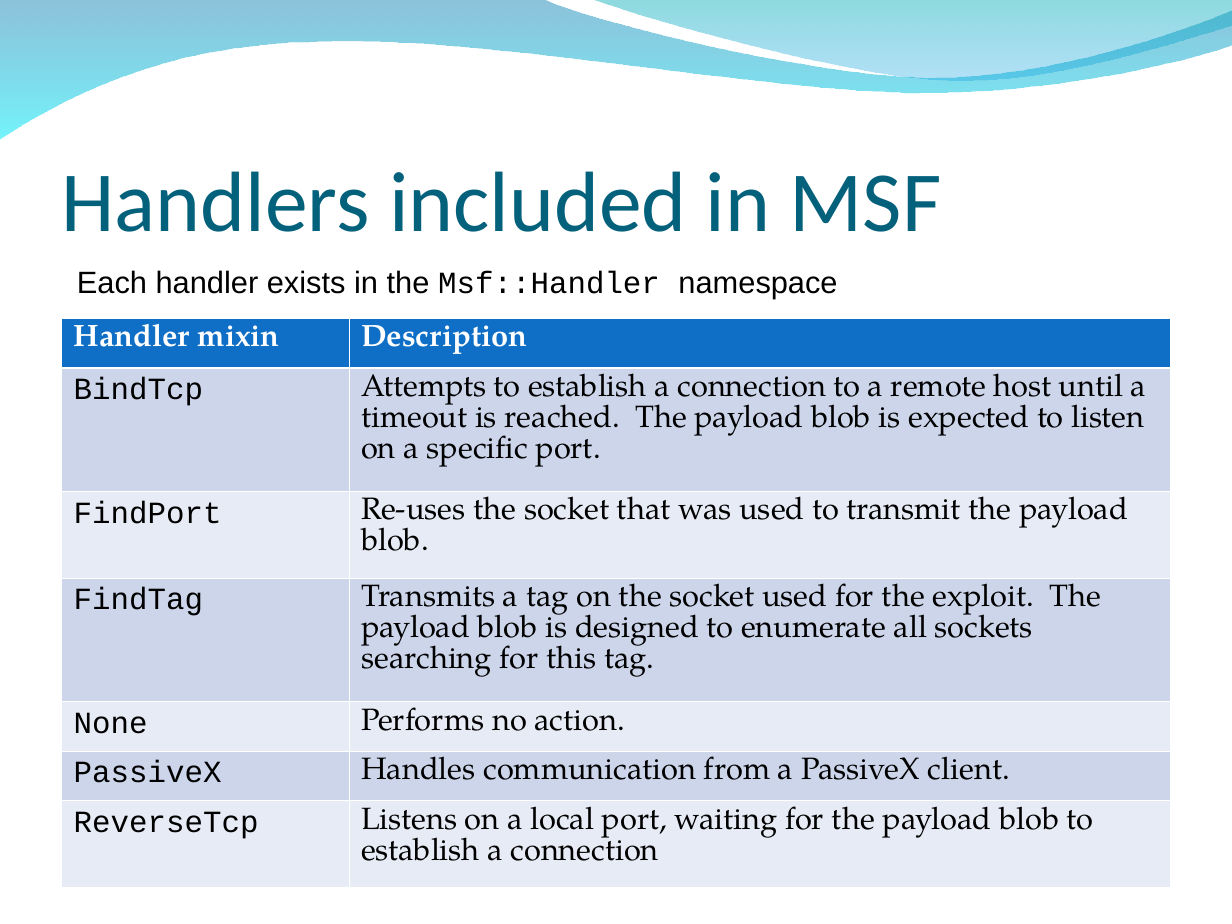
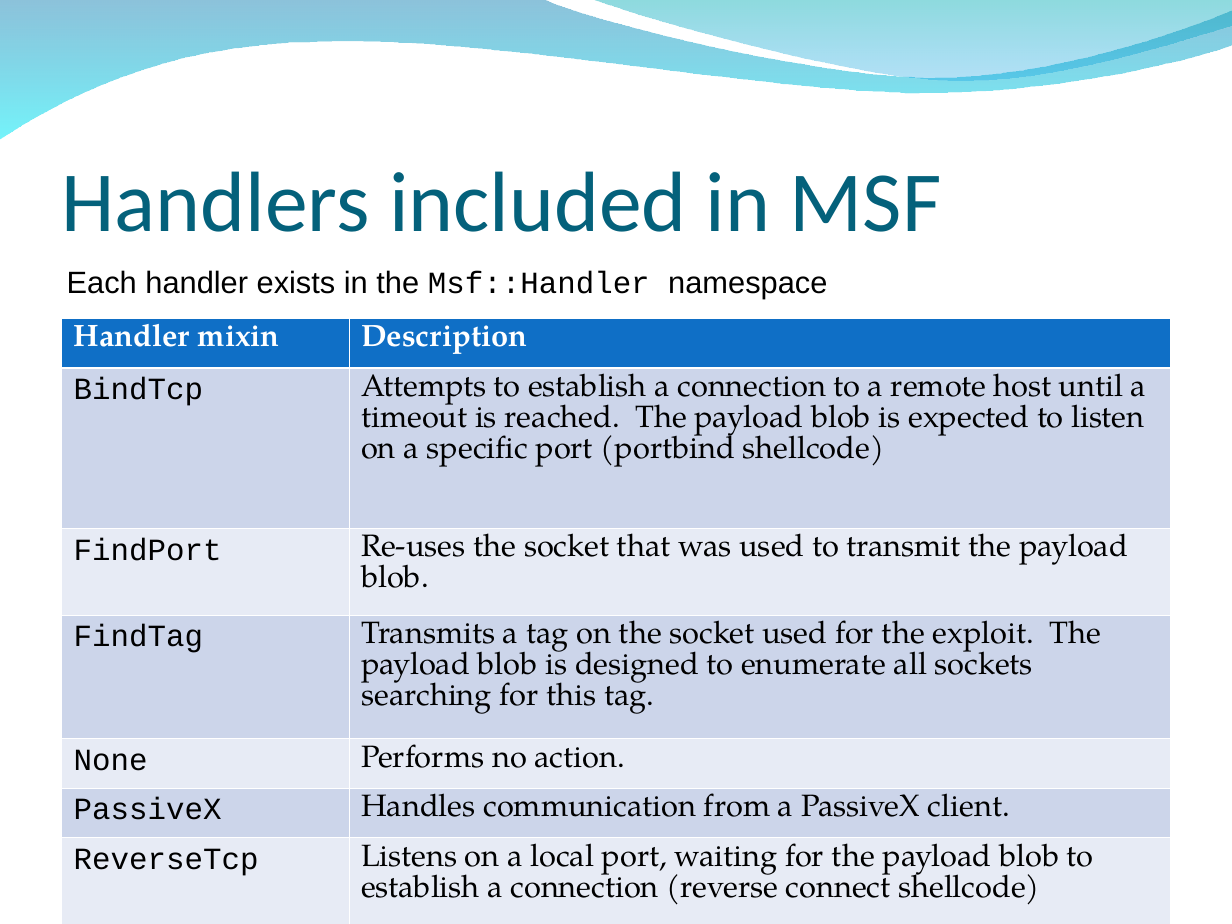
Before and after one commit to bedestall5/metasploit-framework, a slide deck: slide 197 of dev/materials/msf3_internals_training/slides/bh_training_deck.ppt. Drawn at 1232x924 pixels with LibreOffice and Linux fonts; fonts in the diff are those of the drawing; background and template pictures are left out. Boxes give left, top, right and bottom in pixels: in the first picture for what was removed or moved away, otherwise in the second. Text is boxed around its words. In the diff, an @@ line names an element or a change of style, - is before the commit and + after.

Commit message:
updated slide deck

```diff
--- a/dev/materials/msf3_internals_training/slides/bh_training_deck.ppt
+++ b/dev/materials/msf3_internals_training/slides/bh_training_deck.ppt
@@ text "Each handler exists in the ...": place and size @@
-text "Each handler exists in the ..." at <box>77,270,837,299</box>
+text "Each handler exists in the ..." at <box>67,270,827,299</box>
@@ table at <box>62,318,1170,909</box> @@
-row 2, column 2: Attempts to establish a connection to a remote host until a timeout is reached. The payload blob is expected to listen on a specific port.
+row 2, column 2: Attempts to establish a connection to a remote host until a timeout is reached. The payload blob is expected to listen on a specific port (portbind shellcode)
-row 7, column 2: Listens on a local port, waiting for the payload blob to establish a connection
+row 7, column 2: Listens on a local port, waiting for the payload blob to establish a connection (reverse connect shellcode)
```
Also in this commit, not shown: 5 other slides changed, 22 slides added, 4 slides removed.
